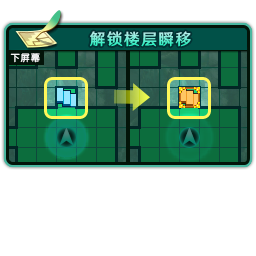
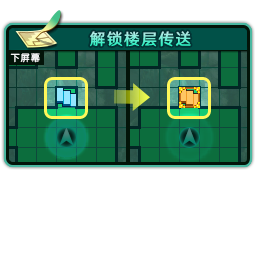
Two versions of the same layered image (256x256). Layer-by-layer changes:
renamed "解锁楼层瞬移" to "解锁楼层传送", painted on it over [157, 31, 191, 47]
